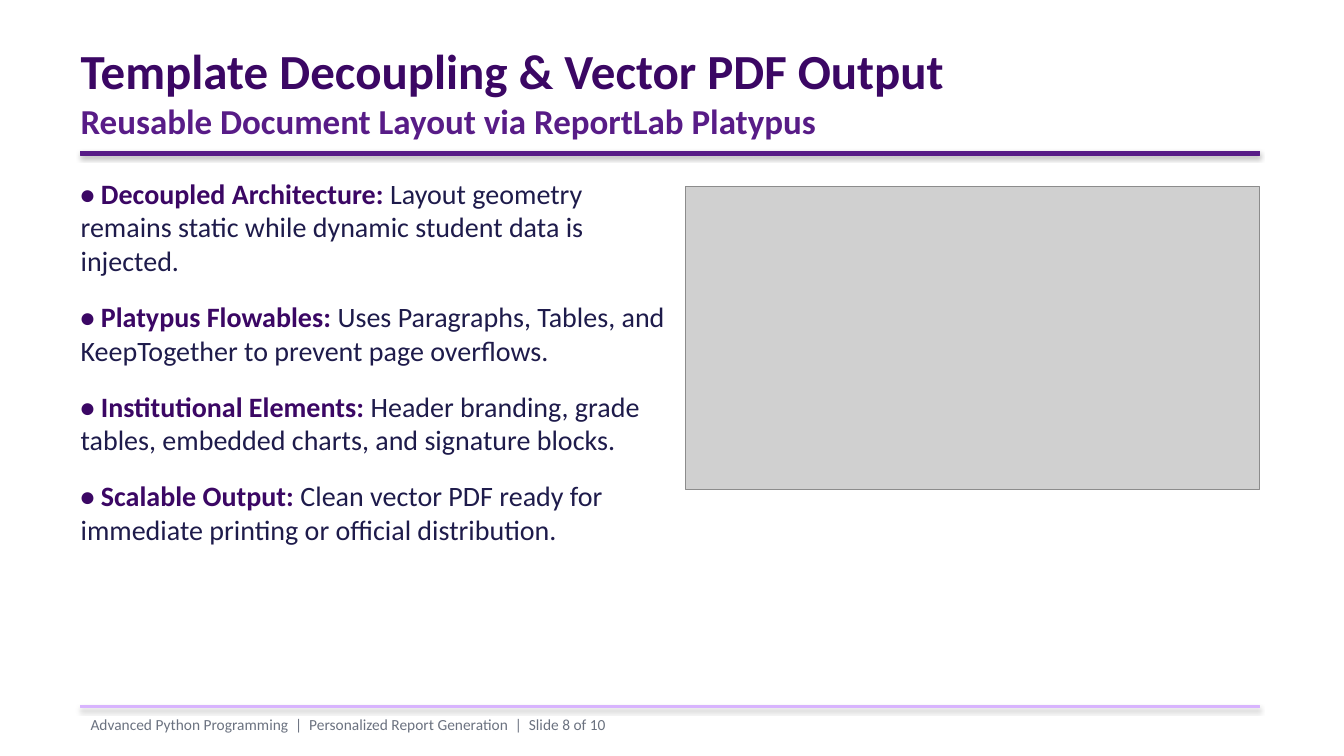
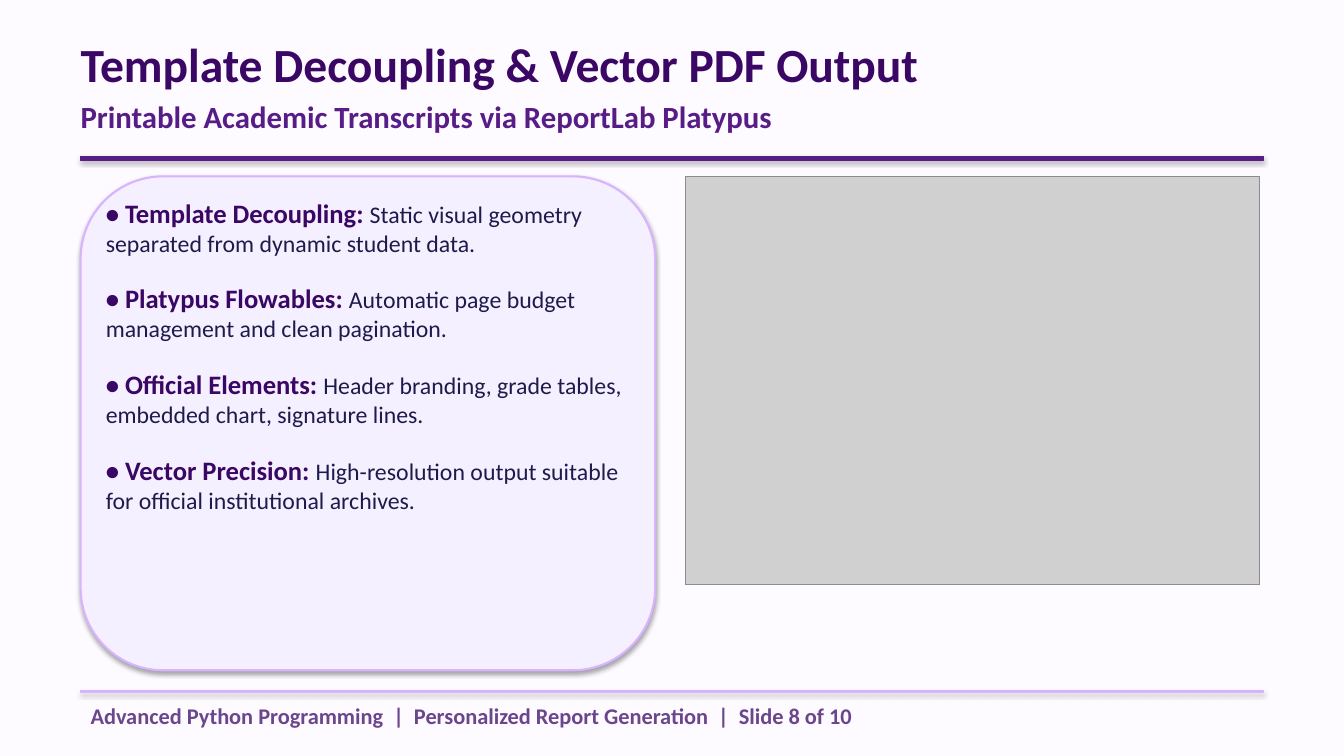
Before and after one commit to Induja2312/Student-Report-Generator, a slide deck: slide 8 of presentation/personalized_report_presentation.pptx. Drawn at 1344x756 pixels with LibreOffice and Linux fonts; fonts in the diff are those of the drawing; grey boxes stand for pictures. Boxes give left, top, right and bottom in pixels: in the first picture for what was removed or moved away, otherwise in the second. Text is boxed around its words. In the diff, an @@ line names an element or a change of style, - is before the commit and + after.

Commit message:
Apply cream theme, MCA department, and updated student profiles

```diff
--- a/presentation/personalized_report_presentation.pptx
+++ b/presentation/personalized_report_presentation.pptx
@@ background #FFFFFF to #FDFBFF @@
@@ text at (81, 48, 918, 90): size 35 to 34 pt in "Template Decoupling & Vector PDF Output" @@
@@ text at (81, 106, 771, 133): text changed; size 25 to 22 pt @@
-Reusable Document Layout via ReportLab Platypus
+Printable Academic Transcripts via ReportLab Platypus
@@ rectangle: place and size @@
-rectangle at (81, 151, 1260, 155)
+rectangle at (81, 156, 1263, 160)
@@ rounded rectangle added at (81, 176, 655, 670), fill #F5F0FF, outline #D8B4FE 1.5 pt @@
@@ picture: place and size @@
-picture at (686, 187, 1260, 489)
+picture at (686, 176, 1260, 585)
@@ text at (106, 204, 621, 509): text changed; size 20 to 17 pt @@
-• Decoupled Architecture: Layout geometry remains static while dynamic student data is injected.
-• Platypus Flowables: Uses Paragraphs, Tables, and KeepTogether to prevent page overflows.
-• Institutional Elements: Header branding, grade tables, embedded charts, and signature blocks.
-• Scalable Output: Clean vector PDF ready for immediate printing or official distribution.
+• Template Decoupling: Static visual geometry separated from dynamic student data.
+• Platypus Flowables: Automatic page budget management and clean pagination.
+• Official Elements: Header branding, grade tables, embedded chart, signature lines.
+• Vector Precision: High-resolution output suitable for official institutional archives.
@@ text "Advanced Python Programming | Personalized ...": place and size @@
-text "Advanced Python Programming | Personalized ..." at (91, 719, 606, 733)
+text "Advanced Python Programming | Personalized ..." at (91, 708, 852, 728)
@@ text "Advanced Python Programming | Personalized ..." at (91, 708, 852, 728): size 11 to 16 pt, text colour #6B7280 to #6B468C, bold on @@
@@ rectangle: place and size @@
-rectangle at (81, 706, 1260, 708)
+rectangle at (81, 691, 1263, 693)
```
Also in this commit, not shown: 9 other slides changed, 20 other files.
